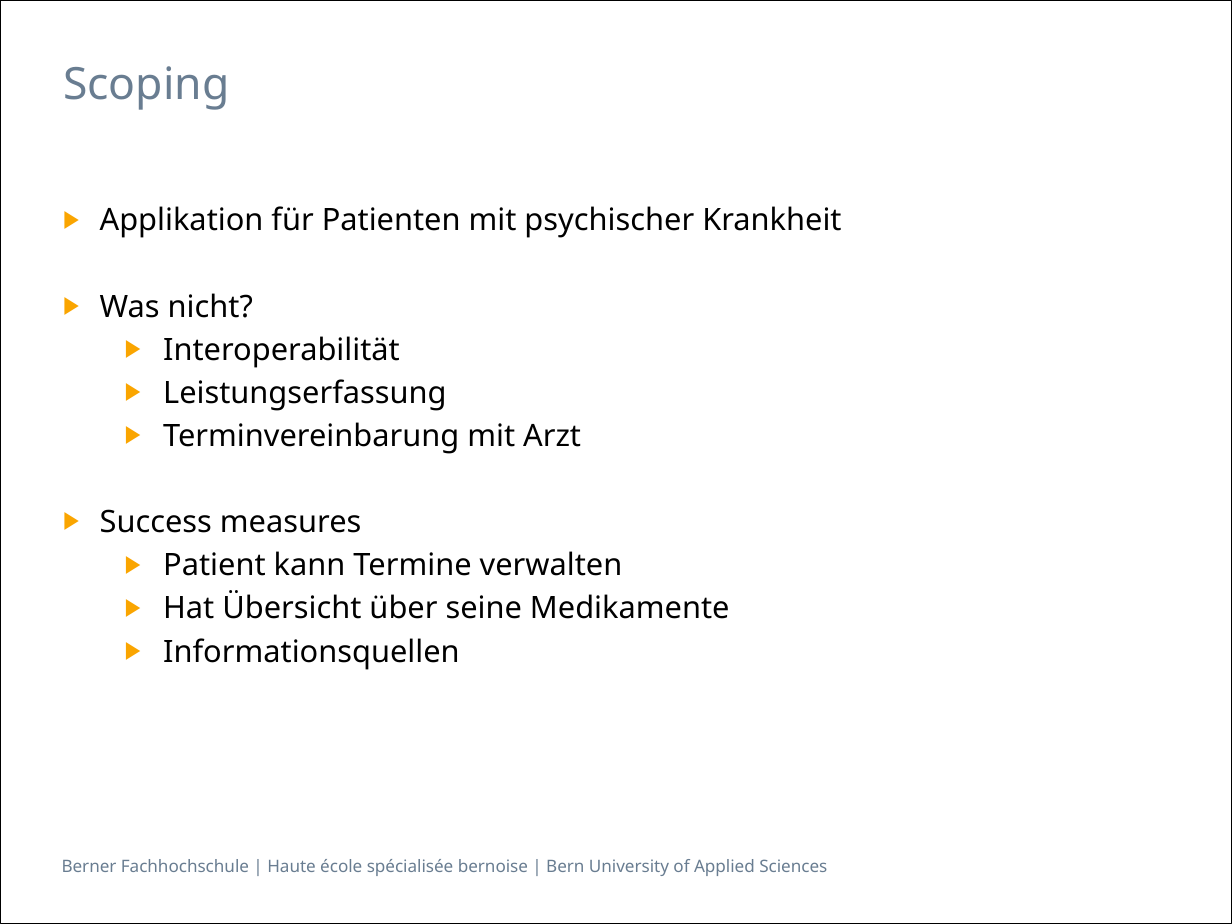
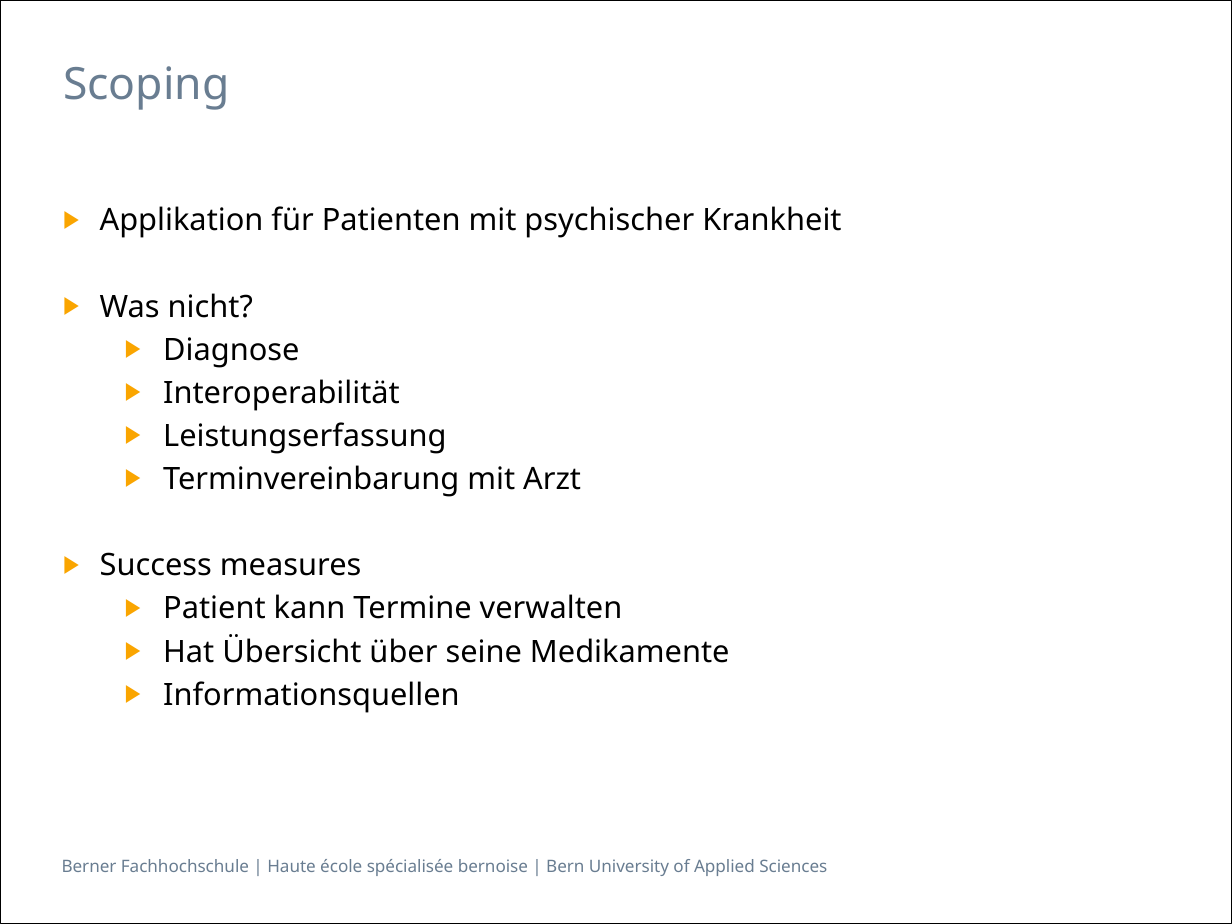
Before and after one commit to zyssm4/ch.bfh.btx8081.w2015.red, a slide deck: slide 2 of doc/Task03/Task03.pptx. Drawn at 1232x924 pixels with LibreOffice and Linux fonts; fonts in the diff are those of the drawing. Boxes give left, top, right and bottom in pixels: in the first picture for what was removed or moved away, otherwise in the second. Text is boxed around its words. In the diff, an @@ line names an element or a change of style, - is before the commit and + after.

Commit message:
Ergänzungen Powerpoint

```diff
--- a/doc/Task03/Task03.pptx
+++ b/doc/Task03/Task03.pptx
@@ text at [163, 337, 299, 368]: paragraph added @@
+  ▶ Diagnose
```
